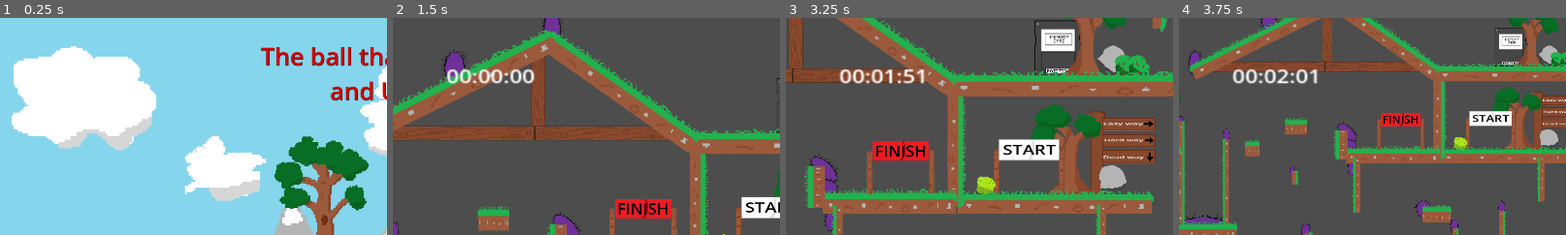
Above: before the commit, frames 1-4 (left to right).
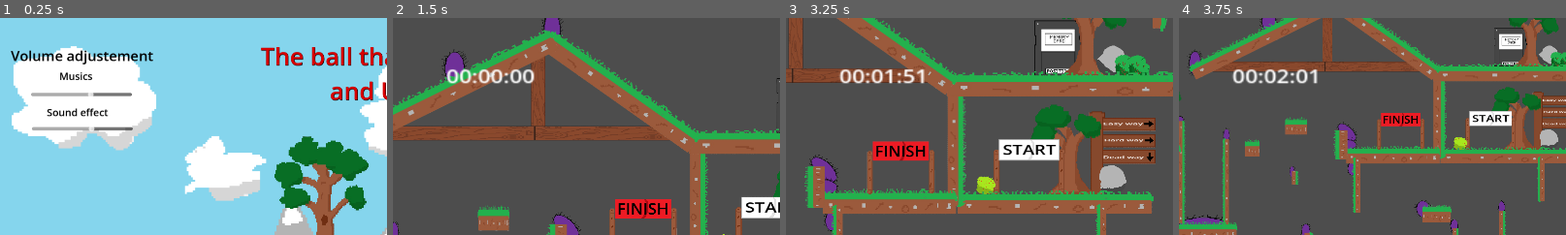
Above: after the commit, the same moments.

Repository: Mahnwe/TheBallThatWasUwU
Game: Godot game, scene res://Scenes/menu.tscn
Same seed, same stepped clock (60 frames per second), same inputs: the game is played once before the commit and once after it. Sound files missing from this copy of the repository are replaced by a short silence.
Inputs (mouse positions are % of the whole screen's width and height, from its top left):
- Up to frame 1 (0.25 s): no input
- Up to frame 2 (1.5 s): click "Level 1" at 0.5 s; tap Enter at 1.25 s; move the mouse to (72, 45) at 1.27 s; hold D (move_right) from 1.28 s (still down); tap C (camera_dezoom) at 1.35 s; click (72, 45) at 1.42 s
- Up to frame 3 (3.25 s): tap Space (jump) at 1.52, 2.27 s; move the mouse to (30, 55) at 2.02 s; tap Shift (dash) at 2.1 s; move the mouse to (60, 28) at 2.77 s; release D (move_right) at 2.78 s; hold Left (ui_left) from 2.78 s (still down); tap F (next_level) at 2.85 s
- Up to frame 4 (3.75 s): move the mouse to (45, 70) at 3.52 s; release Left (ui_left) at 3.53 s; hold D (move_right) from 3.53 s (still down); tap C (camera_dezoom) at 3.6 s; click (45, 70) at 3.67 s
The pictures show only the part of the screen within x 0-50%, y 0-50%; the shares and areas given below are measured in that part.

The runs differ from the first frame. In frame 1, 2.4% of the frame differs, in the area x 2-40%, y 14-53%; in frame 2, nothing differs; in frame 3, less than 0.1%; in frame 4, nothing differs.

Commit message:
Implement sound management with sliders value link to properties in the menu

Diff:
--- a/Ressources/PropertieFile/properties.cfg
+++ b/Ressources/PropertieFile/properties.cfg
@@ -4,3 +4,19 @@
 is_level_two_finished=true
 is_level_three_finished=true
 is_level_four_finished=true
+
+[musicVolume]
+
+musicVolumeSet=-10
+
+[effectVolume]
+
+effectVolumeSet=-10
+
+[musicSliderValue]
+
+sliderMusicValue=3.0
+
+[effectSliderValue]
+
+sliderEffectValue=3.0
--- a/Scenes/menu.tscn
+++ b/Scenes/menu.tscn
@@ -80,7 +80,7 @@
 offset_right = 558.0
 offset_bottom = 766.875
 scale = Vector2(2.60997, 2.06604)
-focus_neighbor_left = NodePath("../Level4Button")
+focus_neighbor_left = NodePath("../EffectSlider")
 focus_neighbor_top = NodePath("../QuitButton")
 focus_neighbor_right = NodePath("../Level2Button")
 focus_neighbor_bottom = NodePath("../Level2Button")
@@ -105,7 +105,7 @@
 offset_bottom = 766.875
 scale = Vector2(2.6, 2.007)
 focus_neighbor_left = NodePath("../Level1Button")
-focus_neighbor_top = NodePath("../Level1Button")
+focus_neighbor_top = NodePath("../QuitButton")
 focus_neighbor_right = NodePath("../Level3Button")
 focus_neighbor_bottom = NodePath("../Level3Button")
 focus_next = NodePath("../Level3Button")
@@ -128,7 +128,7 @@
 offset_bottom = 766.875
 scale = Vector2(2.686, 2.006)
 focus_neighbor_left = NodePath("../Level2Button")
-focus_neighbor_top = NodePath("../Level2Button")
+focus_neighbor_top = NodePath("../QuitButton")
 focus_neighbor_right = NodePath("../Level4Button")
 focus_neighbor_bottom = NodePath("../Level4Button")
 focus_next = NodePath("../Level4Button")
@@ -193,11 +193,66 @@
 theme_override_font_sizes/font_size = 25
 text = "Quit game"
 
-[node name="MenuMusic" type="AudioStreamPlayer" parent="."]
+[node name="MenuMusic" type="AudioStreamPlayer" parent="." groups=["music_group"]]
 stream = ExtResource("12_m2qtk")
 
-[node name="ButtonSound" type="AudioStreamPlayer" parent="."]
+[node name="ButtonSound" type="AudioStreamPlayer" parent="." groups=["sound_effect_group"]]
 stream = ExtResource("13_owrtn")
+
+[node name="Label" type="Label" parent="."]
+layout_mode = 0
+offset_left = 27.0
+offset_top = 69.0
+offset_right = 380.0
+offset_bottom = 118.0
+theme_override_colors/font_color = Color(0, 0, 0, 1)
+theme_override_font_sizes/font_size = 35
+text = "Volume adjustement"
+
+[node name="Label2" type="Label" parent="Label"]
+layout_mode = 0
+offset_left = 120.0
+offset_top = 58.0
+offset_right = 203.0
+offset_bottom = 93.0
+theme_override_colors/font_color = Color(0, 0, 0, 1)
+theme_override_font_sizes/font_size = 25
+text = "Musics"
+
+[node name="Label" type="Label" parent="Label"]
+layout_mode = 0
+offset_left = 89.0
+offset_top = 148.0
+offset_right = 241.0
+offset_bottom = 183.0
+theme_override_colors/font_color = Color(0, 0, 0, 1)
+theme_override_font_sizes/font_size = 25
+text = "Sound effect"
+
+[node name="MusicSlider" type="HSlider" parent="."]
+layout_mode = 0
+offset_left = 77.0
+offset_top = 173.0
+offset_right = 327.0
+offset_bottom = 208.0
+focus_neighbor_top = NodePath("../EffectSlider")
+focus_neighbor_bottom = NodePath("../EffectSlider")
+focus_next = NodePath("../EffectSlider")
+max_value = 5.0
+
+[node name="EffectSlider" type="HSlider" parent="."]
+layout_mode = 0
+offset_left = 79.0
+offset_top = 258.0
+offset_right = 329.0
+offset_bottom = 293.0
+focus_neighbor_left = NodePath("../MusicSlider")
+focus_neighbor_top = NodePath("../MusicSlider")
+focus_neighbor_right = NodePath("../Level1Button")
+focus_neighbor_bottom = NodePath("../Level1Button")
+focus_next = NodePath("../Level1Button")
+focus_previous = NodePath("../MusicSlider")
+max_value = 5.0
 
 [connection signal="focus_entered" from="Level1Button" to="." method="_on_button_focus_entered"]
 [connection signal="gui_input" from="Level1Button" to="." method="_on_level_1_button_gui_input"]
@@ -220,3 +275,5 @@
 [connection signal="gui_input" from="QuitButton" to="." method="_on_quit_button_gui_input"]
 [connection signal="pressed" from="QuitButton" to="." method="_on_quit_button_pressed"]
 [connection signal="finished" from="MenuMusic" to="." method="_on_menu_music_finished"]
+[connection signal="value_changed" from="MusicSlider" to="." method="_on_music_slider_value_changed"]
+[connection signal="value_changed" from="EffectSlider" to="." method="_on_effect_slider_value_changed"]
--- a/Scripts/menu.gd
+++ b/Scripts/menu.gd
@@ -5,12 +5,16 @@
 
 # Load data from a file.
 var config_file = config.load("res://Ressources/PropertieFile/properties.cfg")
+
 var is_level_one_finished = config.get_value("levels","is_level_one_finished")
 var is_level_two_finished = config.get_value("levels","is_level_two_finished")
 var is_level_three_finished = config.get_value("levels","is_level_three_finished")
 var is_level_four_finished = config.get_value("levels","is_level_four_finished")
 # Called when the node enters the scene tree for the first time.
 func _ready():
+	$MusicSlider.value = config.get_value("musicSliderValue","sliderMusicValue")
+	$EffectSlider.value = config.get_value("effectSliderValue","sliderEffectValue")
+	set_volume()
 	$Level1Button.grab_focus()
 	$MenuMusic.play()
 
@@ -30,12 +34,15 @@
 
 # Called every frame. 'delta' is the elapsed time since the previous frame.
 func _process(_delta):
+
 	for member in get_tree().get_nodes_in_group("MenuButtons"):
 		if member.has_focus:
 			is_controller_focused = true
 		else:
 			is_controller_focused = false
+
 	wait_for_focus()
+
 	if Input.is_action_just_pressed("quit_game"):
 		get_tree().quit()
 
@@ -78,9 +85,12 @@
 func _on_level_2_button_gui_input(event):
 	if $Level2Button.has_focus() and event is InputEventKey or event is InputEventJoypadButton:
 		is_controller_focused = true
-		if event.is_action_pressed("ui_up") or event.is_action_pressed("ui_left"):
-			accept_event() # prevent the normal focus-stuff from happening
-			$Level1Button.grab_focus()
+		if event.is_action_pressed("ui_left"):
+			accept_event() # prevent the normal focus-stuff from happening
+			$Level1Button.grab_focus()
+		elif event.is_action_pressed("ui_up"):
+			accept_event()
+			$QuitButton.grab_focus()
 		elif event.is_action_pressed("ui_down") or event.is_action_pressed("ui_right"):
 			accept_event() # prevent the normal focus-stuff from happening
 			$Level3Button.grab_focus()
@@ -89,9 +99,12 @@
 func _on_level_3_button_gui_input(event):
 	if $Level3Button.has_focus() and event is InputEventKey or event is InputEventJoypadButton:
 		is_controller_focused = true
-		if event.is_action_pressed("ui_up") or event.is_action_pressed("ui_left"):
+		if event.is_action_pressed("ui_left"):
 			accept_event() # prevent the normal focus-stuff from happening
 			$Level2Button.grab_focus()
+		elif event.is_action_pressed("ui_up"):
+			accept_event()
+			$QuitButton.grab_focus()
 		elif event.is_action_pressed("ui_down") or event.is_action_pressed("ui_right"):
 			accept_event() # prevent the normal focus-stuff from happening
 			$Level4Button.grab_focus()
@@ -116,6 +129,12 @@
 		elif event.is_action_pressed("ui_down") or event.is_action_pressed("ui_right"):
 			accept_event() # prevent the normal focus-stuff from happening
 			$Level1Button.grab_focus()
+
+func set_volume():
+	for member in get_tree().get_nodes_in_group("music_group"):
+		member.volume_db = config.get_value("musicVolume","musicVolumeSet")
+	for member in get_tree().get_nodes_in_group("sound_effect_group"):
+		member.volume_db = config.get_value("effectVolume","effectVolumeSet")
 
 
 func _on_quit_button_pressed():
@@ -157,3 +176,63 @@
 
 func _on_button_focus_entered():
 	$ButtonSound.play()
+
+
+func _on_music_slider_value_changed(value):
+	config.set_value("musicSliderValue","sliderMusicValue", value)
+	match value:
+		0.0:
+			config.set_value("musicVolume","musicVolumeSet", -50)
+			for member in get_tree().get_nodes_in_group("music_group"):
+				member.volume_db = config.get_value("musicVolume","musicVolumeSet")
+		1.0:
+			config.set_value("musicVolume","musicVolumeSet", -20)
+			for member in get_tree().get_nodes_in_group("music_group"):
+				member.volume_db = config.get_value("musicVolume","musicVolumeSet")
+		2.0:
+			config.set_value("musicVolume","musicVolumeSet", -15)
+			for member in get_tree().get_nodes_in_group("music_group"):
+				member.volume_db = config.get_value("musicVolume","musicVolumeSet")
+		3.0:
+			config.set_value("musicVolume","musicVolumeSet", -10)
+			for member in get_tree().get_nodes_in_group("music_group"):
+				member.volume_db = config.get_value("musicVolume","musicVolumeSet")
+		4.0:
+			config.set_value("musicVolume","musicVolumeSet", -5)
+			for member in get_tree().get_nodes_in_group("music_group"):
+				member.volume_db = config.get_value("musicVolume","musicVolumeSet")
+		5.0:
+			config.set_value("musicVolume","musicVolumeSet", 0)
+			for member in get_tree().get_nodes_in_group("music_group"):
+				member.volume_db = config.get_value("musicVolume","musicVolumeSet")
+	config.save("res://Ressources/PropertieFile/properties.cfg")
+
+
+func _on_effect_slider_value_changed(value):
+	config.set_value("effectSliderValue","sliderEffectValue", value)
+	match value:
+		0.0:
+			config.set_value("effectVolume","effectVolumeSet", -50)
+			for member in get_tree().get_nodes_in_group("sound_effect_group"):
+				member.volume_db = config.get_value("effectVolume","effectVolumeSet")
+		1.0:
+			config.set_value("effectVolume","effectVolumeSet", -20)
+			for member in get_tree().get_nodes_in_group("sound_effect_group"):
+				member.volume_db = config.get_value("effectVolume","effectVolumeSet")
+		2.0:
+			config.set_value("effectVolume","effectVolumeSet", -15)
+			for member in get_tree().get_nodes_in_group("sound_effect_group"):
+				member.volume_db = config.get_value("effectVolume","effectVolumeSet")
+		3.0:
+			config.set_value("effectVolume","effectVolumeSet", -10)
+			for member in get_tree().get_nodes_in_group("sound_effect_group"):
+				member.volume_db = config.get_value("effectVolume","effectVolumeSet")
+		4.0:
+			config.set_value("effectVolume","effectVolumeSet", -5)
+			for member in get_tree().get_nodes_in_group("sound_effect_group"):
+				member.volume_db = config.get_value("effectVolume","effectVolumeSet")
+		5.0:
+			config.set_value("effectVolume","effectVolumeSet", 0)
+			for member in get_tree().get_nodes_in_group("sound_effect_group"):
+				member.volume_db = config.get_value("effectVolume","effectVolumeSet")
+	config.save("res://Ressources/PropertieFile/properties.cfg")
--- a/project.godot
+++ b/project.godot
@@ -22,6 +22,11 @@
 window/size/mode=3
 window/stretch/aspect="expand"
 window/stretch/scale_mode="integer"
+
+[global_group]
+
+music_group=""
+sound_effect_group=""
 
 [input]
 
